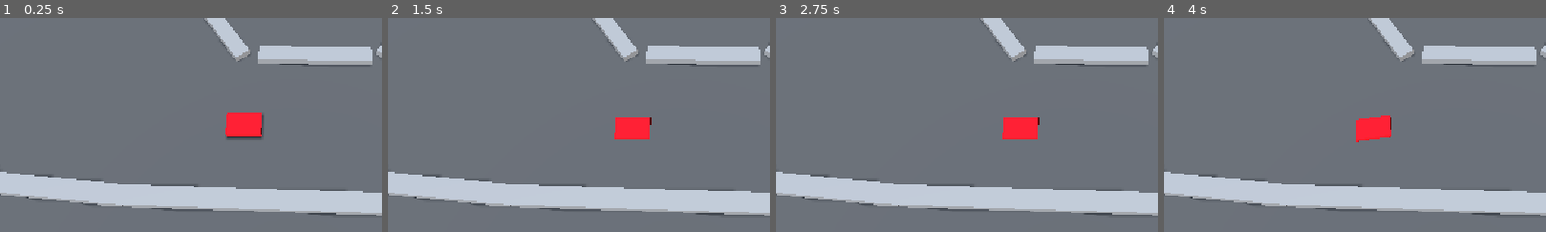
Above: before the commit, frames 1-4 (left to right).
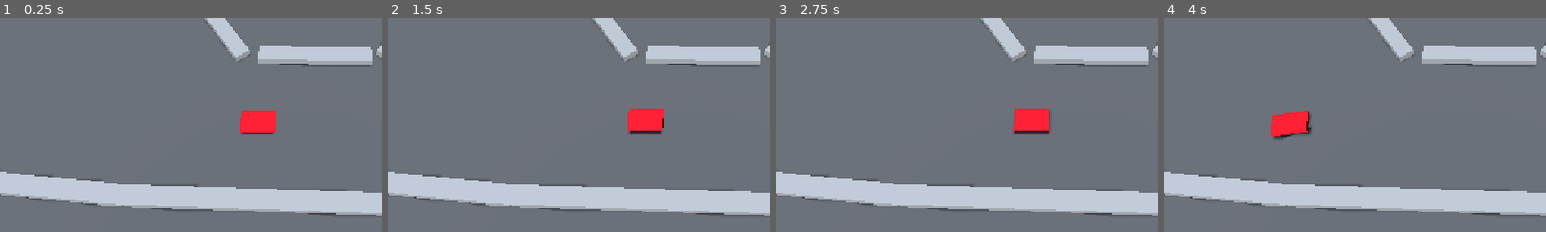
Above: after the commit, the same moments.

Repository: gumustdo/tofugrandprix
Game: Godot game, scene res://Scene/test_track.tscn
Same seed, same stepped clock (60 frames per second), same inputs: the game is played once before the commit and once after it.
Inputs:
- Up to frame 1 (0.25 s): no input
- Up to frame 2 (1.5 s): hold D (steer_right) 0.53-1.28 s; tap Enter at 1.25 s; hold S (brake) from 1.28 s (still down)
- Up to frame 3 (2.75 s): tap Space at 2 s; release S (brake) at 2.03 s; hold D (steer_right) from 2.03 s (still down)
- Up to frame 4 (4 s): tap Enter at 2.75 s; release D (steer_right) at 2.78 s; hold W (accelerate) 2.78-3.53 s; hold A (steer_left) from 3.53 s (still down)
The pictures show only the part of the screen within x 11-61%, y 50-100%; the shares and areas given below are measured in that part.

The runs differ from the first frame. In frame 1, 1.1% of the frame differs, in the area x 59-73%, y 43-57%; in frame 2, 1.2%; in frame 3, 1.2%; in frame 4, 2.1%, in the area x 28-60%, y 43-59%.

Commit message:
suspension system added.

Diff:
--- /dev/null
+++ b/Scene/rc_buggy.tscn
@@ -0,0 +1,59 @@
+[gd_scene format=3 uid="uid://bgqgb0y82swni"]
+
+[ext_resource type="Script" uid="uid://c58u46mp5sjxs" path="res://Scripts/rc_chassis_controller.gd" id="1_x8dkp"]
+[ext_resource type="Script" uid="uid://ll221kyluqgc" path="res://Scripts/rc_suspension.gd" id="2_kermk"]
+
+[sub_resource type="PhysicsMaterial" id="PhysicsMaterial_1kkwf"]
+bounce = 0.4
+
+[sub_resource type="StandardMaterial3D" id="StandardMaterial3D_1kkwf"]
+albedo_color = Color(1, 0.023529412, 0.101960786, 1)
+
+[sub_resource type="BoxMesh" id="BoxMesh_q20vf"]
+
+[sub_resource type="BoxShape3D" id="BoxShape3D_7cxud"]
+
+[node name="RCBuggy" type="RigidBody3D" unique_id=458650679]
+transform = Transform3D(-4.371139e-08, 0, 1, 0, 1, 0, -1, 0, -4.371139e-08, 0, 0, 0)
+mass = 3.0
+physics_material_override = SubResource("PhysicsMaterial_1kkwf")
+linear_damp = 0.1
+angular_damp = 1.0
+script = ExtResource("1_x8dkp")
+acceleration = 13.0
+max_speed = 15.0
+steering_strength = 4.0
+
+[node name="Chassis" type="MeshInstance3D" parent="." unique_id=862020518]
+transform = Transform3D(1.2, 0, 0, 0, 0.3, 0, 0, 0, 2, 0, 0, 0)
+material_override = SubResource("StandardMaterial3D_1kkwf")
+mesh = SubResource("BoxMesh_q20vf")
+
+[node name="CollisionShape3D" type="CollisionShape3D" parent="." unique_id=2007153412]
+transform = Transform3D(1.2, 0, 0, 0, 0.3, 0, 0, 0, 2, 0, 0, 0)
+shape = SubResource("BoxShape3D_7cxud")
+
+[node name="Wheels" type="Node3D" parent="." unique_id=527346263]
+script = ExtResource("2_kermk")
+
+[node name="FrontLeft" type="Node3D" parent="Wheels" unique_id=919953821]
+transform = Transform3D(1, 0, 0, 0, 1, 0, 0, 0, 1, -0.5, -0.1, -0.65)
+
+[node name="SuspensionRay" type="RayCast3D" parent="Wheels/FrontLeft" unique_id=1427847837]
+target_position = Vector3(0, -0.6, 0)
+
+[node name="FrontRight" type="Node3D" parent="Wheels" unique_id=1984657125]
+transform = Transform3D(1, 0, 0, 0, 1, 0, 0, 0, 1, 0.5, -0.1, -0.65)
+
+[node name="SuspensionRay" type="RayCast3D" parent="Wheels/FrontRight" unique_id=996619073]
+target_position = Vector3(0, -0.6, 0)
+
+[node name="RearLeft" type="Node3D" parent="Wheels" unique_id=687782023]
+transform = Transform3D(1, 0, 0, 0, 1, 0, 0, 0, 1, -0.5, -0.1, 0.65)
+
+[node name="SuspensionRay" type="RayCast3D" parent="Wheels/RearLeft" unique_id=851449683]
+
+[node name="RearRight" type="Node3D" parent="Wheels" unique_id=727043737]
+transform = Transform3D(1, 0, 0, 0, 1, 0, 0, 0, 1, 0.5, -0.1, 0.65)
+
+[node name="SuspensionRay" type="RayCast3D" parent="Wheels/RearRight" unique_id=590536347]
--- a/Scene/test_track.tscn
+++ b/Scene/test_track.tscn
@@ -1,6 +1,6 @@
 [gd_scene format=3 uid="uid://bt8uny4ic3y1m"]
 
-[ext_resource type="Script" uid="uid://c58u46mp5sjxs" path="res://Scripts/rc_chassis_controller.gd" id="1_5w7j2"]
+[ext_resource type="PackedScene" uid="uid://bgqgb0y82swni" path="res://Scene/rc_buggy.tscn" id="1_1kkwf"]
 [ext_resource type="PackedScene" uid="uid://big0v8y6l8m0n" path="res://Scene/walls.tscn" id="2_1kkwf"]
 
 [sub_resource type="ProceduralSkyMaterial" id="ProceduralSkyMaterial_5rvyy"]
@@ -24,17 +24,10 @@
 [sub_resource type="BoxShape3D" id="BoxShape3D_q20vf"]
 size = Vector3(1.4287109, 1, 1)
 
-[sub_resource type="PhysicsMaterial" id="PhysicsMaterial_1kkwf"]
-bounce = 0.4
+[node name="TestTrack" type="Node3D" unique_id=1295023103]
 
-[sub_resource type="StandardMaterial3D" id="StandardMaterial3D_1kkwf"]
-albedo_color = Color(1, 0.023529412, 0.101960786, 1)
-
-[sub_resource type="BoxMesh" id="BoxMesh_q20vf"]
-
-[sub_resource type="BoxShape3D" id="BoxShape3D_7cxud"]
-
-[node name="TestTrack" type="Node3D" unique_id=1295023103]
+[node name="RCBuggy2" parent="." unique_id=1690199980 instance=ExtResource("1_1kkwf")]
+transform = Transform3D(-4.371139e-08, 0, 1, 0, 1, 0, -1, 0, -4.371139e-08, -1.5325375, 0, 13.53491)
 
 [node name="WorldEnvironment" type="WorldEnvironment" parent="." unique_id=301104358]
 environment = SubResource("Environment_1kkwf")
@@ -53,25 +46,6 @@
 [node name="CollisionShape3D" type="CollisionShape3D" parent="Ground" unique_id=300026893]
 transform = Transform3D(39.999996, 0, 0, 0, 1, 0, 0, 0, 39.999996, 0, -0.5, 0)
 shape = SubResource("BoxShape3D_q20vf")
-
-[node name="RCBuggy" type="RigidBody3D" parent="." unique_id=1438879586]
-transform = Transform3D(-4.371139e-08, 0, 1, 0, 1, 0, -1, 0, -4.371139e-08, -2.2873688, 1, 13.881975)
-mass = 3.0
-physics_material_override = SubResource("PhysicsMaterial_1kkwf")
-linear_damp = 0.1
-angular_damp = 1.0
-script = ExtResource("1_5w7j2")
-acceleration = 15.0
-max_speed = 15.0
-
-[node name="Chassis" type="MeshInstance3D" parent="RCBuggy" unique_id=1642031335]
-transform = Transform3D(1.2, 0, 0, 0, 0.3, 0, 0, 0, 2, 0, 0, 0)
-material_override = SubResource("StandardMaterial3D_1kkwf")
-mesh = SubResource("BoxMesh_q20vf")
-
-[node name="CollisionShape3D" type="CollisionShape3D" parent="RCBuggy" unique_id=20257455]
-transform = Transform3D(1.2, 0, 0, 0, 0.3, 0, 0, 0, 2, 0, 0, 0)
-shape = SubResource("BoxShape3D_7cxud")
 
 [node name="Camera3D" type="Camera3D" parent="." unique_id=1999355639]
 transform = Transform3D(1, 0, 0, 0, 0.5884049, 0.80856645, 0, -0.80856645, 0.5884049, 0.5969119, 23.83478, 23.302132)
--- /dev/null
+++ b/Scripts/rc_suspension.gd
@@ -0,0 +1,152 @@
+extends Node3D
+
+@export_group("Suspension")
+@export var spring_strength: float = 100.0
+@export var damping: float = 10.0
+@export var rest_length: float = 0.45
+
+@export_group("Tire Grip")
+@export var lateral_grip: float = 20.0
+@export var friction_coefficient: float = 1.0
+
+@export_group("Debug")
+@export var show_debug: bool = true
+
+var vehicle: RigidBody3D
+var suspension_rays: Array[RayCast3D] = []
+
+func _ready() -> void:
+	vehicle = get_parent() as RigidBody3D
+
+	if vehicle == null:
+		push_error("RCSuspension must be a child of RigidBody3D.")
+		return
+
+	# Find the four suspension rays.
+	for wheel_anchor in get_children():
+		var ray := wheel_anchor.get_node_or_null("SuspensionRay") as RayCast3D
+
+		if ray != null:
+			suspension_rays.append(ray)
+
+	if suspension_rays.size() !=4:
+		push_warning("Expected 4 suspension rays, found %d." % suspension_rays.size())
+
+func _physics_process(_delta: float) -> void:
+	if vehicle == null:
+		return
+
+	for ray in suspension_rays:
+		ray.force_raycast_update()
+		update_suspension(ray)
+
+func update_suspension(ray: RayCast3D) -> void:
+	if not ray.is_colliding():
+		return
+
+	var hit_point: Vector3 = ray.get_collision_point()
+
+	var current_length: float = (
+		ray.global_position.distance_to(hit_point)
+	)
+
+	var compression: float = rest_length - current_length
+
+	# No suspension compression means no support force.
+	if compression <= 0.0:
+		return
+
+	var suspension_up: Vector3 = (
+		vehicle.global_basis.y.normalized()
+	)
+
+	var anchor_offset: Vector3 = (
+		ray.global_position - vehicle.global_position
+	)
+
+	var point_velocity: Vector3 = (
+		vehicle.linear_velocity
+		+ vehicle.angular_velocity.cross(anchor_offset)
+	)
+
+	var suspension_velocity: float = (
+		point_velocity.dot(suspension_up)
+	)
+
+	# 1. Calculate spring and damper force.
+	var spring_force: float = (
+		compression * spring_strength
+		- suspension_velocity * damping
+	)
+
+	spring_force = maxf(spring_force, 0.0)
+
+	var suspension_force: Vector3 = (
+		suspension_up * spring_force
+	)
+
+	vehicle.apply_force(
+		suspension_force,
+		anchor_offset
+	)
+
+	# 2. Calculate sideways tire grip.
+	var ground_normal: Vector3 = ray.get_collision_normal()
+
+	var tire_right: Vector3 = (
+	vehicle.global_basis.x
+	- ground_normal
+	* vehicle.global_basis.x.dot(ground_normal)
+)
+
+	if tire_right.length_squared() < 0.0001:
+		return
+
+	tire_right = tire_right.normalized()
+
+	var contact_offset: Vector3 = (
+		hit_point - vehicle.global_position
+	)
+
+	var contact_velocity: Vector3 = (
+		vehicle.linear_velocity
+		+ vehicle.angular_velocity.cross(contact_offset)
+	)
+
+	var lateral_speed: float = (
+		contact_velocity.dot(tire_right)
+	)
+
+	var lateral_force_strength: float = (
+		-lateral_speed * lateral_grip
+	)
+
+	# 3. Limit grip according to the suspension load.
+	var max_lateral_force: float = (
+		spring_force * friction_coefficient
+	)
+
+	lateral_force_strength = clampf(
+		lateral_force_strength,
+		-max_lateral_force,
+		max_lateral_force
+	)
+
+	var lateral_force: Vector3 = (
+		tire_right * lateral_force_strength
+	)
+
+	vehicle.apply_force(
+		lateral_force,
+		contact_offset
+	)
+
+	if show_debug:
+		print(
+            "Compression: %.3f | Spring: %.2f | Sideways: %.2f"
+			% [
+				compression,
+				spring_force,
+				lateral_force_strength
+			]
+		)
--- a/project.godot
+++ b/project.godot
@@ -17,6 +17,7 @@
 
 [display]
 
+window/size/mode=2
 window/stretch/mode="canvas_items"
 window/stretch/aspect="expand"
 
Not shown, added: Scripts/rc_suspension.gd.uid
